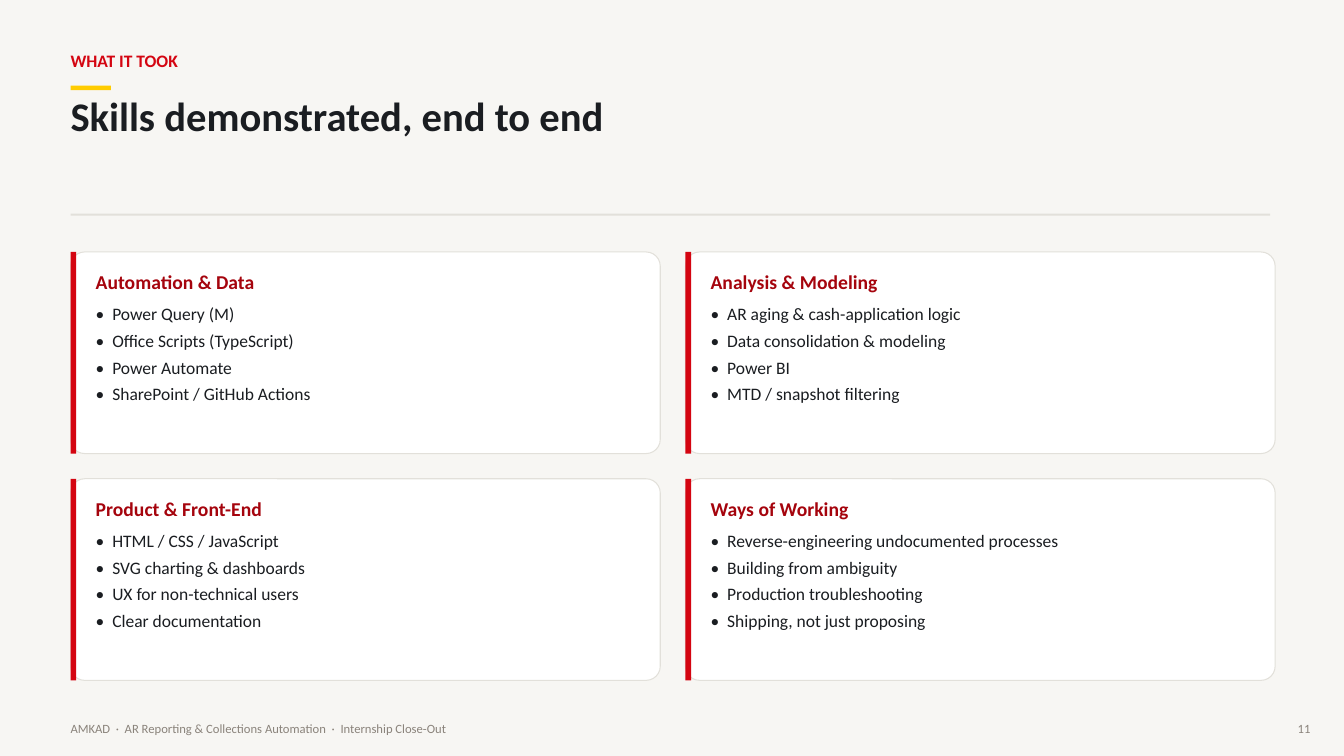
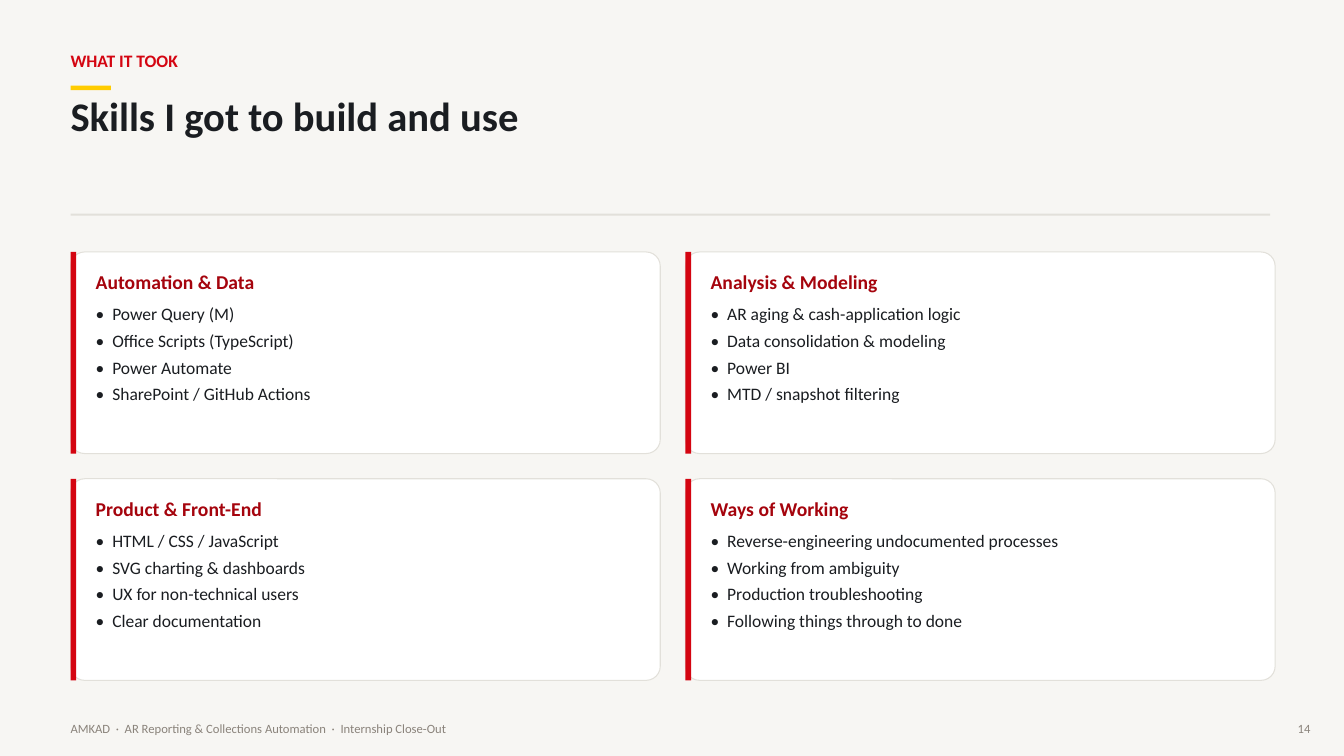
Before and after one commit to jkadadihi/Power-BI-, a slide deck: slide 14 of docs/AMKAD_Internship_Presentation.pptx (slide 11 before the commit). Drawn at 1344x756 pixels with LibreOffice and Linux fonts; fonts in the diff are those of the drawing. Boxes give left, top, right and bottom in pixels: in the first picture for what was removed or moved away, otherwise in the second. Text is boxed around its words. In the diff, an @@ line names an element or a change of style, - is before the commit and + after.

```diff
--- a/docs/AMKAD_Internship_Presentation.pptx
+++ b/docs/AMKAD_Internship_Presentation.pptx
@@ text at (71,102,518,138): text changed @@
-Skills demonstrated, end to end
+Skills I got to build and use
@@ text at (727,562,900,577): text changed @@
-• Building from ambiguity
+• Working from ambiguity
@@ text at (727,615,962,630): text changed @@
-• Shipping, not just proposing
+• Following things through to done
@@ text at (1298,725,1311,733): text changed @@
-11
+14
```
Also in this commit, not shown: 10 other slides changed, 4 slides added, 1 other file.
